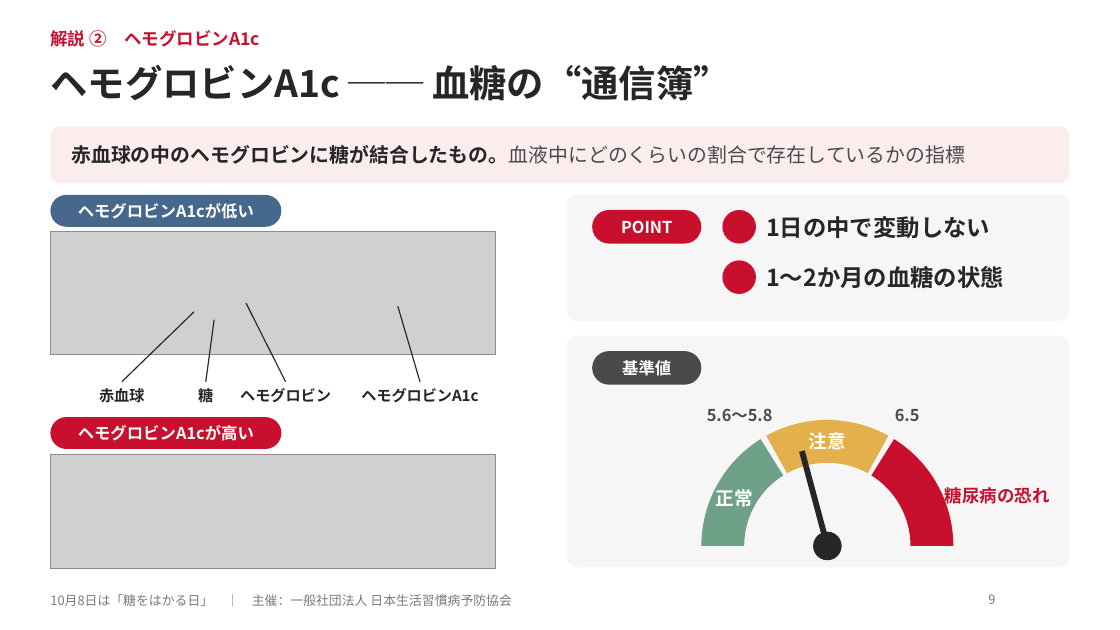
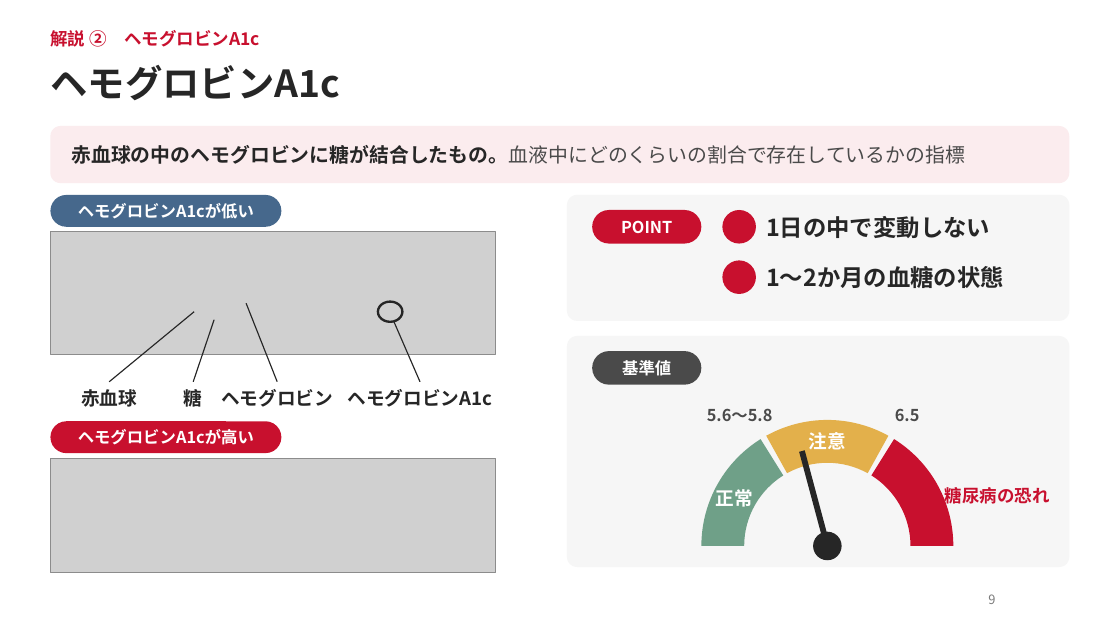
Before and after one commit to araiezes-ai/my-website, a slide deck: slide 9 of deliverables/hba1c-event/会場プレゼン_ヘモグロビンA1c_1008.pptx. Drawn at 1120x630 pixels with LibreOffice and Linux fonts; fonts in the diff are those of the drawing; grey boxes stand for pictures; background and template pictures are left out. Boxes give left, top, right and bottom in pixels: in the first picture for what was removed or moved away, otherwise in the second. Text is boxed around its words. In the diff, an @@ line names an element or a change of style, - is before the commit and + after.

```diff
--- a/deliverables/hba1c-event/会場プレゼン_ヘモグロビンA1c_1008.pptx
+++ b/deliverables/hba1c-event/会場プレゼン_ヘモグロビンA1c_1008.pptx
@@ title at box(50, 65, 340, 100): text changed @@
-ヘモグロビンA1c ── 血糖の“通信簿”
+ヘモグロビンA1c
@@ line moved from (194, 312) - (122, 381) to (194, 312) - (109, 381) @@
@@ line moved from (214, 320) - (206, 381) to (214, 320) - (193, 381) @@
@@ line moved from (246, 303) - (286, 381) to (246, 303) - (277, 381) @@
@@ ellipse added at box(378, 302, 402, 322), outline #262626 2 pt @@
@@ line moved from (398, 307) - (420, 381) to (394, 322) - (420, 381) @@
@@ text "赤血球": place and size @@
-text "赤血球" at box(99, 388, 144, 403)
+text "赤血球" at box(81, 389, 137, 407)
@@ size 13 to 16 pt in 4 elements at box(348, 389, 492, 407), box(221, 389, 333, 407), box(81, 389, 137, 407), box(184, 386, 203, 411) @@
@@ text "糖": place and size @@
-text "糖" at box(198, 386, 213, 406)
+text "糖" at box(184, 386, 203, 411)
@@ text "ヘモグロビン": place and size @@
-text "ヘモグロビン" at box(240, 388, 331, 402)
+text "ヘモグロビン" at box(221, 389, 333, 407)
@@ text "ヘモグロビンA1c": place and size @@
-text "ヘモグロビンA1c" at box(361, 388, 478, 403)
+text "ヘモグロビンA1c" at box(348, 389, 492, 407)
@@ rounded rectangle "ヘモグロビンA1cが高い": place and size @@
-rounded rectangle "ヘモグロビンA1cが高い" at box(50, 417, 281, 449)
+rounded rectangle "ヘモグロビンA1cが高い" at box(50, 421, 281, 453)
@@ picture: place and size @@
-picture at box(50, 454, 496, 568)
+picture at box(50, 458, 496, 572)
@@ text removed at box(50, 594, 511, 606) @@
-10月8日は「糖をはかる日」 ｜ 主催：一般社団法人 日本生活習慣病予防協会
```
Also in this commit, not shown: 9 other slides changed, 1 slide removed, 3 other files.
